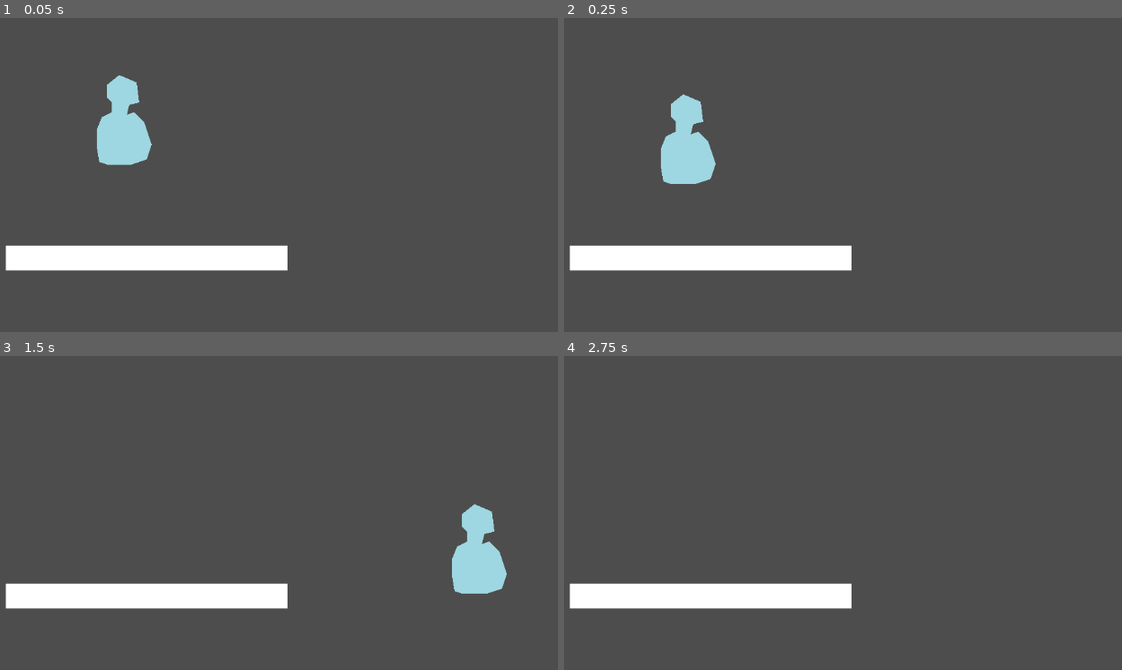
Above: before the commit, frames 1-4 (two rows, left to right).
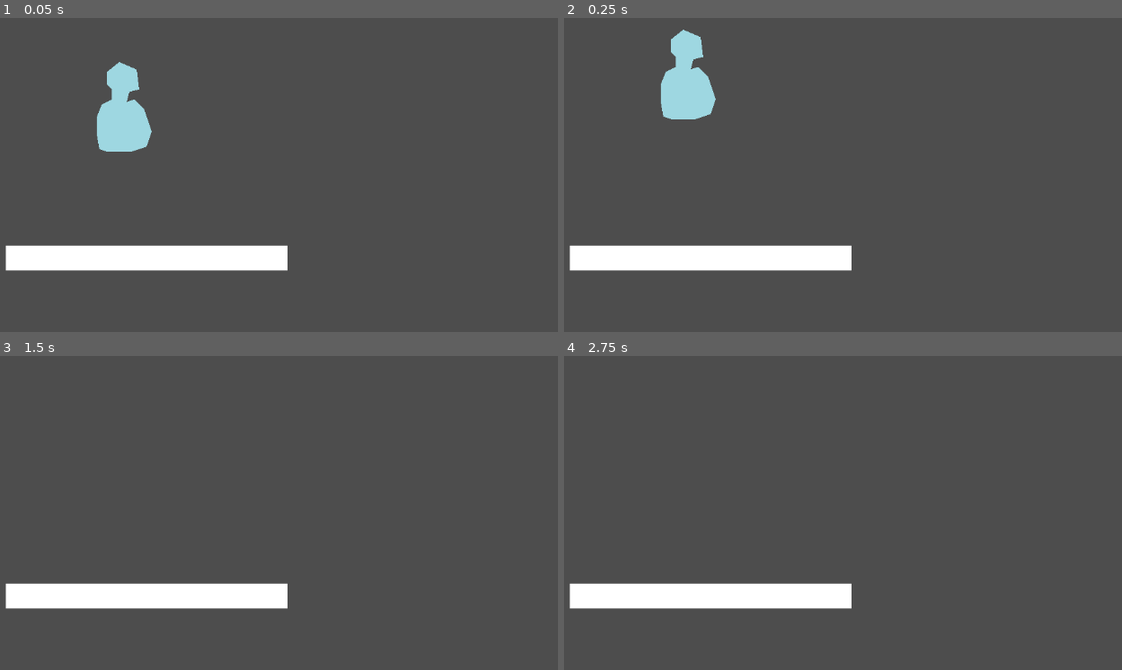
Above: after the commit, the same moments.

Repository: KarlJungtow/Minijam_icecream
Game: Godot game, scene res://scenes/test_level.tscn
The game is run twice, just before and just after one commit, with the same random seed, the same clock (stepped at 60 frames per second) and the same inputs.
Inputs:
- Up to frame 1 (0.05 s): no input
- Up to frame 2 (0.25 s): no input
- Up to frame 3 (1.5 s): hold D (move-right) from 0.53 s (still down); tap W (jump) at 0.6, 0.77, 1.07, 1.35 s
- Up to frame 4 (2.75 s): tap W (jump) at 1.52, 1.82, 2.1 s; release D (move-right) at 2.03 s; hold A (move-left) from 2.03 s (still down)

The runs differ from the first frame. In frame 1, 1.0% of the frame differs, in the area x 17-28%, y 14-47%; in frame 2, 3.1%, in the area x 17-28%, y 3-53%; in frame 3, 1.9%; in frame 4, nothing differs.

Commit message:
player-coyote_late-jump_kill

Diff:
--- a/scenes/player.gd
+++ b/scenes/player.gd
@@ -4,21 +4,35 @@
 const SPEED = 600.0
 const JUMP_VELOCITY = -400.0
 
-# Get the gravity from the project settings to be synced with RigidBody nodes.
 var gravity = ProjectSettings.get_setting("physics/2d/default_gravity")
 
+var coyote_time = 0.0
+var late_jump_time = 0.0
+
+var start_pos: Vector2
+
+func _ready():
+	start_pos = position
+
+func _process(delta):
+	coyote_time -= delta
+	late_jump_time -= delta
 
 func _physics_process(delta):
-	# Add the gravity.
+
 	if not is_on_floor():
 		velocity.y += gravity * delta
 
-	# Handle jump.
-	if Input.is_action_just_pressed("jump") and is_on_floor():
+	if Input.is_action_just_pressed("jump"):
+		late_jump_time = 0.1
+	if is_on_floor():
+		coyote_time = 0.1
+	if late_jump_time >= 0.0 and coyote_time >= 0.0:
+		late_jump_time = -1.0
 		velocity.y = JUMP_VELOCITY
 
-	# Get the input direction and handle the movement/deceleration.
-	# As good practice, you should replace UI actions with custom gameplay actions.
+
+
 	var direction = Input.get_axis("move-left", "move-right")
 	if direction:
 		velocity.x = direction * SPEED
@@ -26,3 +40,8 @@
 		velocity.x = move_toward(velocity.x, 0, SPEED)
 
 	move_and_slide()
+
+
+func _on_player_detection_box_area_entered(area):
+	if get_tree().get_nodes_in_group("KillZone").has(area):
+		position = start_pos
--- a/scenes/player.tscn
+++ b/scenes/player.tscn
@@ -18,3 +18,11 @@
 [node name="PlayerCollisionShape" type="CollisionShape2D" parent="."]
 position = Vector2(0, 7)
 shape = SubResource("CapsuleShape2D_lh2sk")
+
+[node name="PlayerDetectionBox" type="Area2D" parent="."]
+
+[node name="PlayerCollisionShape" type="CollisionShape2D" parent="PlayerDetectionBox"]
+position = Vector2(0, 7)
+shape = SubResource("CapsuleShape2D_lh2sk")
+
+[connection signal="area_entered" from="PlayerDetectionBox" to="." method="_on_player_detection_box_area_entered"]
